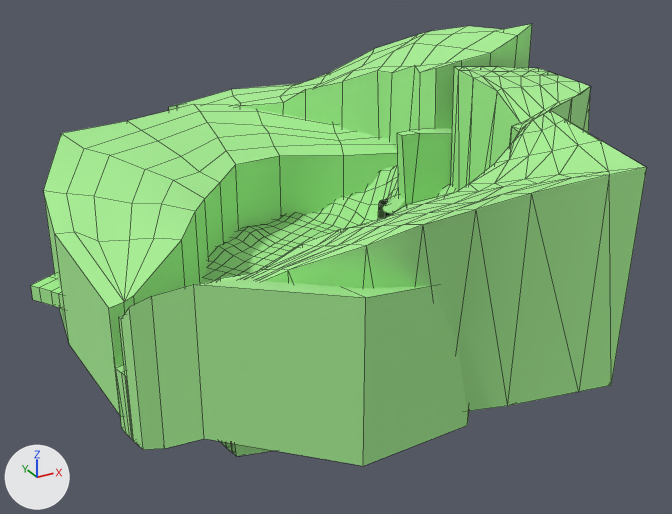
An edit to the FBX model SILA/Assets/Meshes/Terrain/Zone1/Zone1Final 1.FBX, drawn before and after from the same camera.
Camera for both pictures: a camera (50 mm lens) standing at (-277.0, -462.0, 240.0) and looking at (-13.0, 19.0, 0.0). The lights are fixed; the arrows at lower left show +X, +Y and +Z. Mesh edges are drawn as thin lines on the coarser meshes. Where no turn or scale is listed for an object, it has been applied to the vertices.

The first picture shows 'Box001', 'New_Game_Object_10', 'New_Game_Object_11', 'New_Game_Object_7', 'New_Game_Object__1__1', 'New_Game_Object__31_001', 'Plane001'.
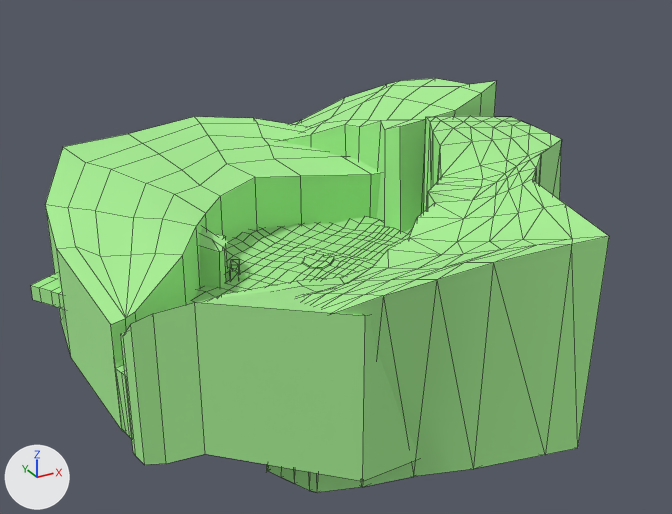
What differs and where, as boxes (x1, y1, x2, y2) in the pictures (672 x 514 px; the box of a moved part takes in the faces that stretch with it):
'New_Game_Object__1__1', reshaped, moved (19% narrower): before (220, 66, 646, 456); after (266, 116, 609, 493)
'New_Game_Object_10', reshaped, moved: before (119, 273, 470, 466); after (121, 267, 419, 481)
'Plane001', reshaped, moved: before (43, 105, 397, 416); after (45, 117, 381, 431)
'New_Game_Object_11', moved: before (169, 24, 532, 150); after (278, 78, 497, 233)
'Box001', reshaped: before (31, 164, 457, 309); after (31, 217, 413, 309)
'New_Game_Object_7', deleted (green): before (397, 128, 452, 205)
'New_Game_Object__31_001', reshaped: before (378, 195, 398, 219); after (200, 235, 226, 288)
'New_Game_Object__31_', reshaped (not visible before): after (203, 227, 228, 270)
part 1 of me_mesh_012, moved or reshaped: before (408, 70, 572, 205); after (372, 121, 541, 269)
part 2 of me_mesh_012, cut back: before (220, 228, 367, 456); after (268, 293, 342, 492)
part 4 of me_mesh_014, moved or reshaped: before (230, 164, 457, 242); after (236, 217, 413, 278)
part 5 of me_mesh_014, moved or reshaped (not visible before): after (193, 286, 228, 303)
part 6 of me_mesh_006, moved or reshaped (not visible before): after (298, 267, 372, 286)
part 7 of me_mesh_015, moved or reshaped: before (199, 144, 397, 243); after (201, 156, 381, 241)

Edits to the bpy script that builds the scene:
```text
Change me_mesh_015:
    where me_mesh_015.from_pydata(...)  # 74 vertices, 63 faces; spans x -246.0..35.0, y -133.0..94.0, z -3.0..101.0
    me_mesh_015 part 7
    me_mesh_015.vertices[0].co: (-40.0, -5.0, -2.0) -> (-30.0, -26.0, -2.0)
    me_mesh_015.vertices[4].co: (-81.0, 9.0, 0.0) -> (-76.0, -12.0, 0.0)
    me_mesh_015.vertices[6].co: (-121.0, -9.0, -1.0) -> (-110.0, -14.0, -1.0)
    me_mesh_015.vertices[24].co: (-121.0, -9.0, 82.0) -> (-110.0, -14.0, 82.0)  # pixel (235, 164) -> pixel (255, 177)
    me_mesh_015.vertices[25].co: (-81.0, 9.0, 77.0) -> (-76.0, -12.0, 77.0)  # pixel (279, 155) -> pixel (300, 175)
    me_mesh_015.vertices[26].co: (-40.0, -5.0, 74.0) -> (-30.0, -26.0, 74.0)  # pixel (343, 155) -> pixel (371, 174)
Change me_mesh_006:
    where me_mesh_006.from_pydata(...)  # 36 vertices, 34 faces; spans x -145.0..46.0, y -81.0..7.0, z -103.0..-13.0
    me_mesh_006 part 6
    me_mesh_006.vertices[18].co: (5.0, -5.0, -103.0) -> (19.0, 5.0, -103.0)
    me_mesh_006.vertices[19].co: (5.0, -5.0, -34.0) -> (19.0, 5.0, -34.0)
    me_mesh_006.vertices[20].co: (-26.0, -6.0, -34.0) -> (-24.0, -2.0, -34.0)  # not seen -> pixel (339, 277)
    me_mesh_006.vertices[21].co: (-26.0, -6.0, -103.0) -> (-24.0, -2.0, -103.0)
    me_mesh_006.vertices[31].co: (28.0, -18.0, -103.0) -> (75.0, -10.0, -103.0)
    me_mesh_006.vertices[32].co: (28.0, -18.0, -34.0) -> (75.0, -10.0, -34.0)
Change me_mesh_012:
    remove me_mesh_012.from_pydata(...)  # 209 vertices, 414 faces; spans x -238.0..19.0, y -164.0..15.0, z -117.0..46.0
    add me_mesh_012.from_pydata(...)  # 188 vertices, 371 faces; spans x -193.0..19.0, y -164.0..15.0, z -113.0..46.0
    me_mesh_012 part 1: 38 vertices moved from x -112.0..-21.0, y -112.0..-5.0, z -106.0..43.0 to x -124.0..-26.0, y -112.0..-5.0, z -106.0..43.0; 2 vertices removed from x -47.0..-45.0, y -97.0..-92.0, z -84.0..39.0; 1 vertex added at x -41.0, y -98.0, z -84.0
    me_mesh_012 part 2: 25 vertices removed from x -238.0..-191.0, y -94.0..-57.0, z -117.0..-7.0; 5 vertices added at x -193.0..-182.0, y -98.0..-74.0, z -110.0..-2.0
Change me_mesh_013:
    used by ob_new_game_object__31_001; parent = ob_platform; location = (21066.0, 726.2, -6512.0)
    remove me_mesh_013.from_pydata(...)  # 16 vertices, 14 faces; spans x -129.0..2591.0, y -4.0..3984.0, z -1213.0..512.0
    add me_mesh_013.from_pydata(...)  # 16 vertices, 14 faces; spans x -112.0..2765.0, y -4.0..3845.0, z 0.0..1300.0
    me_mesh_013 part 8: 16 of 16 vertices moved; they spanned x -129.0..2591.0, y -4.0..3984.0, z -1213.0..512.0 and now span x -112.0..2765.0, y -4.0..3845.0, z 0.0..1300.0; mean shift (19.0, 44.0, 1409.0); largest move (926.0, 3000.0, -1213.0) -> (800.0, 3356.0, 1300.0)
Change me_mesh_009:
    where me_mesh_009.from_pydata(...)  # 16 vertices, 14 faces; spans x -200.0..2601.0, y -4.0..3616.0, z -322.0..1300.0
    used by ob_new_game_object__31; parent = ob_platform; location = (20979.0, 726.2, -5656.0); rotation_euler = (0.0, -0.1, 0.0), in degrees (0, -5.7, 0)
    me_mesh_009 part 3
    me_mesh_009.vertices[2].co: (2312.0, 3314.0, 962.0) -> (2181.0, 3314.0, 509.0)
    me_mesh_009.vertices[3].co: (800.0, 3000.0, 1300.0) -> (758.0, 3000.0, 956.0)
    me_mesh_009.vertices[5].co: (100.0, 3000.0, 1100.0) -> (-58.0, 3000.0, 795.0)  # not seen -> pixel (223, 235)
    me_mesh_009.vertices[8].co: (-200.0, 3000.0, 700.0) -> (-177.0, 3000.0, 501.0)  # not seen -> pixel (225, 236)
    me_mesh_009.vertices[11].co: (1913.0, 3428.0, -322.0) -> (1906.0, 4522.0, -105.0)  # not seen -> pixel (187, 217)
    me_mesh_009.vertices[15].co: (1541.0, 3154.0, 1134.0) -> (1410.0, 3154.0, 681.0)
Change me_mesh_014:
    remove me_mesh_014.from_pydata(...)  # 1710 vertices, 1708 faces; spans x -155.0..156.0, y -156.0..156.0, z -5.0..58.0
    add me_mesh_014.from_pydata(...)  # 1710 vertices, 1708 faces; spans x -155.0..143.0, y -156.0..156.0, z -5.0..24.0
    me_mesh_014 part 4: 381 of 1710 vertices moved; they spanned x -39.0..156.0, y -101.0..75.0, z -5.0..58.0 and now span x -38.0..143.0, y -103.0..75.0, z -5.0..24.0; mean shift (0.0, 0.0, -9.0); largest move (112.0, 25.0, 58.0) -> (117.0, 28.0, 11.0)
    me_mesh_014 part 5
    add for i in [272, 289, 1150, 1151]: me_mesh_014.vertices[i].co += Vector((0.0, 0.0, 2.0))
    me_mesh_014.vertices[271].co: (-97.0, -55.0, 10.0) -> (-98.0, -55.0, 11.0)
    me_mesh_014.vertices[287].co: (-100.0, -48.0, 10.0) -> (-101.0, -49.0, 11.0)
    me_mesh_014.vertices[305].co: (-73.0, -14.0, 10.0) -> (-73.0, -14.0, 11.0)
Remove ob_new_game_object_7:
    ob_new_game_object_7 = bpy.data.objects.new('New_Game_Object_7', me_mesh_005)
Change ob_new_game_object_11:
    ob_new_game_object_11.location: (103.8, 33.3, 70.6) -> (79.8, 35.5, 35.5)
Change ob_plane001:
    ob_plane001.location: (63.2, 79.1, -27.8) -> (63.2, 79.1, -36.8)
Change ob_new_game_object_10:
    ob_new_game_object_10.location: (-32.4, -61.8, 70.6) -> (-32.4, -61.8, 61.5)
Change ob_new_game_object__1__1:
    ob_new_game_object__1__1.location: (104.3, -10.3, 70.6) -> (81.6, -14.9, 42.7)
```
